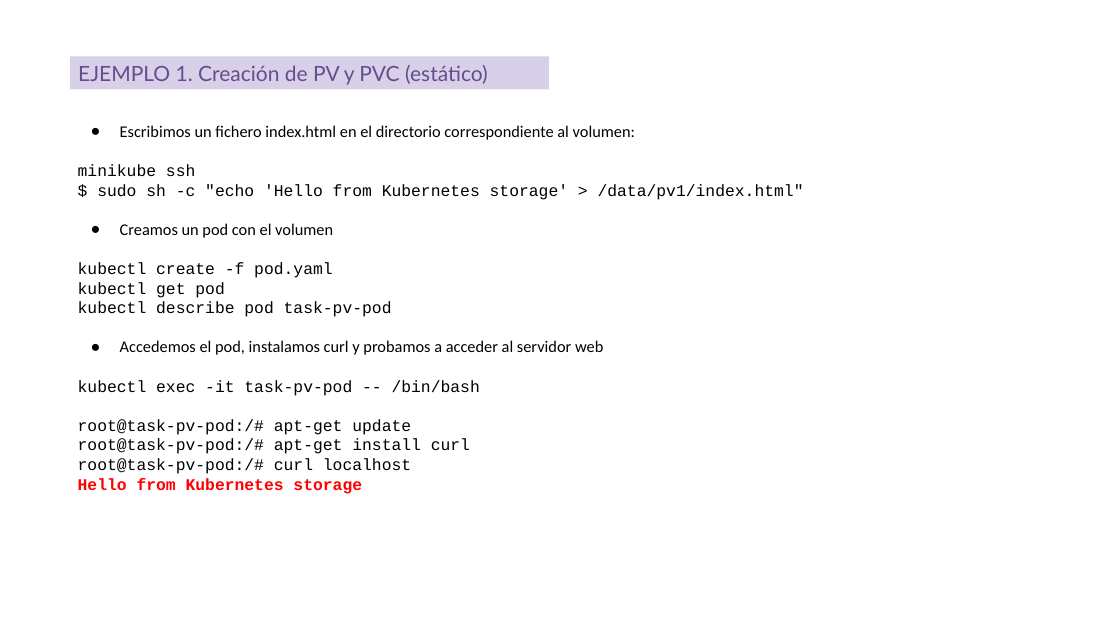
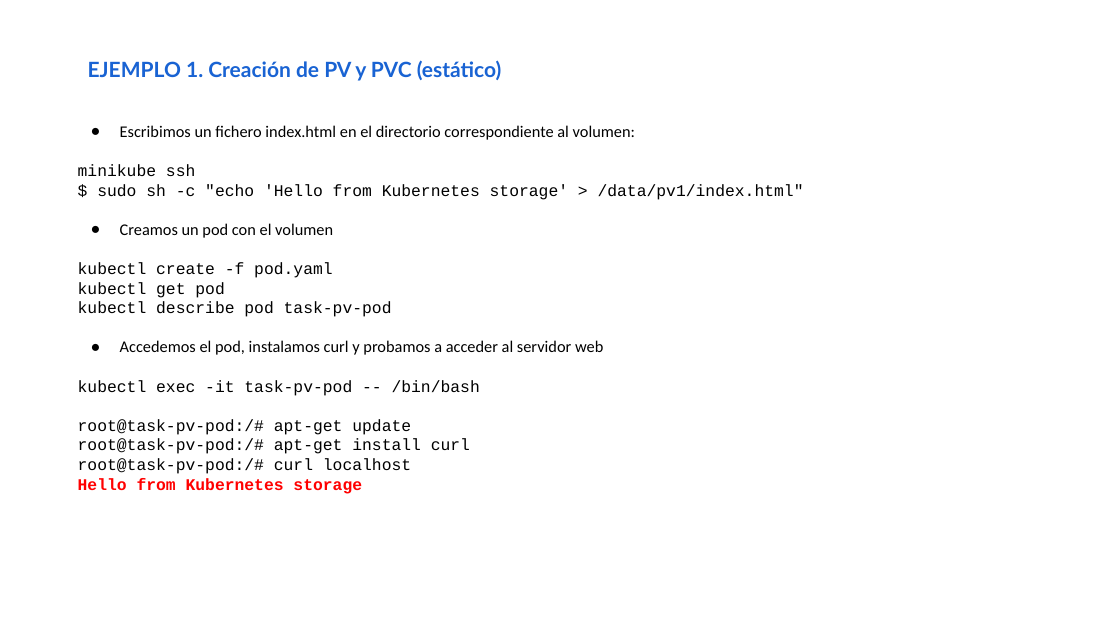
Before and after one commit to iesgn/curso_kubernetes_2020, a slide deck: slide 16 of unidad5/presentacion_unidad5.odp. Drawn at 1120x630 pixels with LibreOffice and Linux fonts; fonts in the diff are those of the drawing. Boxes give left, top, right and bottom in pixels: in the first picture for what was removed or moved away, otherwise in the second. Text is boxed around its words. In the diff, an @@ line names an element or a change of style, - is before the commit and + after.

```diff
--- a/unidad5/presentacion_unidad5.odp
+++ b/unidad5/presentacion_unidad5.odp
@@ text "EJEMPLO 1. Creación de PV ...": place and size @@
-text "EJEMPLO 1. Creación de PV ..." at bbox=[70, 56, 549, 89]
+text "EJEMPLO 1. Creación de PV ..." at bbox=[88, 60, 502, 81]
@@ text "EJEMPLO 1. Creación de PV ..." at bbox=[88, 60, 502, 81]: text colour #654D8C to #1963D3, bold on; vertical alignment middle to top; fill #D8D0E8 to none @@
```
Also in this commit, not shown: 17 other slides changed, 2 other files.
